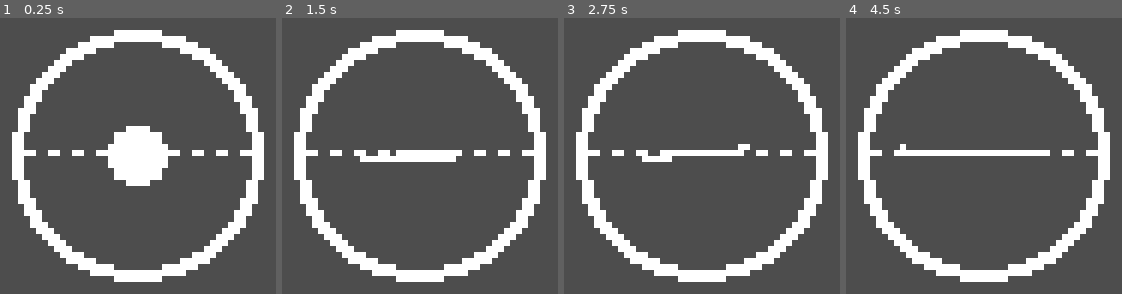
Above: before the commit, frames 1-4 (left to right).
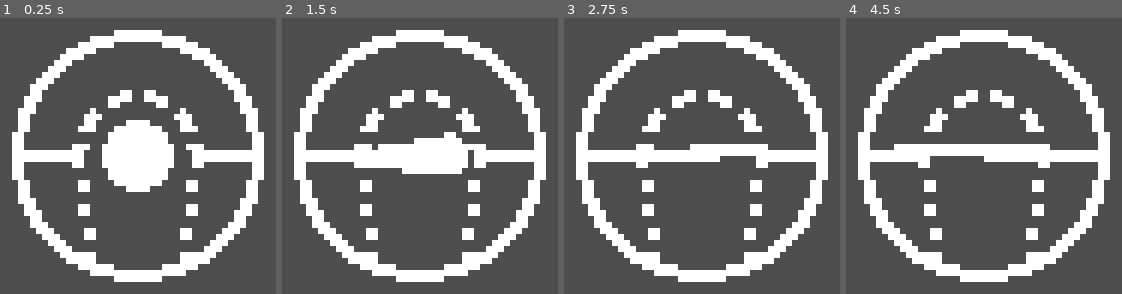
Above: after the commit, the same moments.

Repository: tm-nielsen/Juggle-Goblin
Game: Godot game, scene res://scenes/ui/trackball_visualizer.tscn
Two runs of this game, one before a commit and one after it. Both use one fixed random seed, a clock stepped at 60 frames per second and the inputs below. This scene is started directly instead of the project's main scene.
Inputs (mouse positions are in pixels of both pictures, inside the frame that each line leads up to):
- Up to frame 1 (0.25 s): no input
- Up to frame 2 (1.5 s): tap Enter at 0.5 s; move the mouse to (500, 156) at 0.52 s; hold D (right) 0.53-1.28 s; tap Space (dash) at 0.6, 1.25, 1.35 s; tap W (jump) at 0.77, 1.07 s; move the mouse to (348, 161) at 1.27 s; hold A (left) from 1.28 s (still down)
- Up to frame 3 (2.75 s): tap W (jump) at 1.52, 1.82 s; tap Enter at 2 s; move the mouse to (737, 144) at 2.02 s; release A (left) at 2.03 s; press the mouse at (737, 144) at 2.03 s; hold D (right) from 2.03 s (still down); tap Space (dash) at 2.3 s
- Up to frame 4 (4.5 s): tap Space (dash) at 2.75, 2.85, 3.6, 4.25 s; move the mouse to (964, 172) at 2.77 s; release the mouse at (964, 172) at 2.78 s; tap W (jump) at 3.02, 3.32, 3.77, 4.07 s; tap Enter at 3.5 s; move the mouse to (1091, 169) at 3.52 s; release D (right) at 3.53 s; hold A (left) from 3.53 s (still down); move the mouse to (876, 150) at 4.27 s; click (876, 150) at 4.35 s

The runs differ from the first frame. In frame 1, 6.2% of the frame differs, in the area x 8-92%, y 26-87%; in frame 2, 7.4%; in frame 3, 5.6%; in frame 4, 6.0%.

Commit message:
Improved 2D visualizer - split 2d input visualizer into separate classes - redesigned visualizer guides - removed input mode setting from input visualizer scripts

Diff:
--- a/scenes/ui/trackball_visualizer.tscn
+++ b/scenes/ui/trackball_visualizer.tscn
@@ -1,9 +1,17 @@
-[gd_scene load_steps=2 format=3 uid="uid://dfje3dgix6lfg"]
+[gd_scene load_steps=3 format=3 uid="uid://dfje3dgix6lfg"]
 
-[ext_resource type="Script" path="res://scripts/tutorial/trackball_input_visualizer.gd" id="1_325d4"]
+[ext_resource type="Script" path="res://scripts/visuals/input/trackball_guide_drawer.gd" id="2_o0vsv"]
+[ext_resource type="Script" path="res://scripts/visuals/input/cursor_movement_ball_drawer.gd" id="3_gajnm"]
 
-[node name="Node2D" type="Node2D"]
+[node name="TrackballInputVisualizer" type="Node2D"]
 position = Vector2(120, 67)
-script = ExtResource("1_325d4")
+
+[node name="Guides" type="Node2D" parent="."]
+script = ExtResource("2_o0vsv")
+
+[node name="Ball" type="Node2D" parent="."]
+script = ExtResource("3_gajnm")
 mouse_delta_multiplier = 0.1
-acceleration_scale = 5.0
+acceleration_scale = 10.0
+minimum_scale = 0.2
+radius = 6.0
--- a/scripts/tutorial/physical_trackball_input_visualizer.gd
+++ b/scripts/tutorial/physical_trackball_input_visualizer.gd
@@ -14,10 +14,6 @@
 
 var last_mouse_delta: Vector2
 
-
-func _ready():
-  Input.mouse_mode = Input.MOUSE_MODE_CAPTURED
-  Input.use_accumulated_input = false
 
 func _unhandled_input(event: InputEvent):
   if event is InputEventMouseMotion:
--- a/scripts/tutorial/trackball_input_visualizer.gd
+++ /dev/null
@@ -1,78 +0,0 @@
-@tool
-extends CanvasItem
-
-@export var mouse_delta_multiplier: float = 0.02
-@export var offset_multiplier: float = 2
-@export var acceleration_offset_multiplier: float = 0.2
-@export var acceleration_scale: float = 40
-@export_range(0, 1) var minimum_scale: float = 0.1
-
-@export var radius: float = 20
-@export var ball_radius: float = 5
-@export var stroke_width: float = 2
-@export var guide_stroke_width: float = 1
-
-var ball_offset: Vector2
-var last_ball_offset: Vector2
-
-var ball_scale: float
-var last_ball_scale: float
-
-var last_mouse_delta: Vector2
-
-
-func _ready():
-  if !Engine.is_editor_hint():
-    Input.mouse_mode = Input.MOUSE_MODE_CAPTURED
-    Input.use_accumulated_input = false
-
-func _unhandled_input(event: InputEvent):
-  if event is InputEventMouseMotion:
-    _handle_mouse_movement(event.screen_relative)
-
-
-func _handle_mouse_movement(mouse_delta: Vector2):
-  mouse_delta *= mouse_delta_multiplier
-  var mouse_acceleration = mouse_delta - last_mouse_delta
-  last_mouse_delta = mouse_delta
-  last_ball_offset = ball_offset
-  last_ball_scale = ball_scale
-
-  var acceleration_offset = acceleration_scale - mouse_acceleration.length()
-  ball_scale =  clampf(acceleration_offset / acceleration_scale, minimum_scale, INF)
-  ball_offset = mouse_delta + mouse_acceleration * acceleration_offset_multiplier
-
-  queue_redraw()
-
-
-func _draw():
-  draw_circle(Vector2.ZERO, radius, Color.WHITE, false, stroke_width)
-  draw_dashed_line(Vector2.LEFT * radius, Vector2.RIGHT * radius, Color.WHITE, guide_stroke_width)
-
-  var ball_displacement = ball_offset - last_ball_offset
-  if ball_displacement.length() < 0.5:
-    draw_circle(ball_offset, ball_radius, Color.WHITE)
-  else:
-    _draw_streched_ball(ball_displacement.normalized())
-
-
-func _draw_streched_ball(ball_normal: Vector2):
-  var current_ball_radius = ball_radius * ball_scale
-  var current_ball_points = _get_semicircle_points(ball_offset, current_ball_radius, ball_normal)
-  var last_ball_radius = ball_radius * last_ball_scale
-  var last_ball_points = _get_semicircle_points(last_ball_offset, last_ball_radius, -ball_normal)
-
-  var stretched_ball_points = current_ball_points
-  stretched_ball_points.append_array(last_ball_points)
-  draw_colored_polygon(stretched_ball_points, Color.WHITE)
-
-
-func _get_semicircle_points(centre: Vector2, p_radius: float,
-    normal: Vector2, point_count: int = 6) -> PackedVector2Array:
-  var points = PackedVector2Array()
-  var offset = (normal * p_radius).rotated(-PI / 2)
-  for i in point_count:
-    points.append(centre + offset)
-    offset = offset.rotated(PI / point_count)
-  points.append(centre + offset)
-  return points
--- /dev/null
+++ b/scripts/visuals/input/cursor_movement_ball_drawer.gd
@@ -0,0 +1,25 @@
+@tool
+extends StretchedBallDrawer
+
+@export var mouse_delta_multiplier: float = 0.02
+@export var offset_multiplier: float = 2
+@export var acceleration_offset_multiplier: float = 0.2
+@export var acceleration_scale: float = 40
+@export_range(0, 1) var minimum_scale: float = 0.1
+
+var last_mouse_delta: Vector2
+
+
+func _unhandled_input(event: InputEvent):
+  if event is InputEventMouseMotion:
+    _handle_mouse_movement(event.screen_relative)
+
+
+func _handle_mouse_movement(mouse_delta: Vector2):
+  mouse_delta *= mouse_delta_multiplier
+  var mouse_acceleration = mouse_delta - last_mouse_delta
+  last_mouse_delta = mouse_delta
+
+  var acceleration_offset = acceleration_scale - mouse_acceleration.length()
+  draw_scale =  clampf(acceleration_offset / acceleration_scale, minimum_scale, INF)
+  draw_offset = mouse_delta + mouse_acceleration * acceleration_offset_multiplier
--- /dev/null
+++ b/scripts/visuals/input/stretched_ball_drawer.gd
@@ -0,0 +1,57 @@
+@tool
+class_name StretchedBallDrawer
+extends CanvasItem
+
+@export var radius: float = 5
+
+var draw_offset: Vector2: set = _set_draw_offset
+var _last_draw_offset: Vector2
+
+var draw_scale: float = 1: set = _set_draw_scale
+var _last_draw_scale: float = 1
+
+
+func update_ball(p_offset: Vector2, p_scale: float):
+  draw_offset = p_offset
+  draw_scale = p_scale
+
+
+func _draw():
+  var ball_displacement = draw_offset - _last_draw_offset
+  if ball_displacement.length() < 0.5:
+    draw_circle(draw_offset, radius * draw_scale, Color.WHITE)
+  else:
+    _draw_streched_ball(ball_displacement.normalized())
+
+
+func _draw_streched_ball(ball_normal: Vector2):
+  var current_ball_radius = radius * draw_scale
+  var current_ball_points = _get_semicircle_points(draw_offset, current_ball_radius, ball_normal)
+  var last_ball_radius = radius * _last_draw_scale
+  var last_ball_points = _get_semicircle_points(_last_draw_offset, last_ball_radius, -ball_normal)
+
+  var stretched_ball_points = current_ball_points
+  stretched_ball_points.append_array(last_ball_points)
+  draw_colored_polygon(stretched_ball_points, Color.WHITE)
+
+
+func _get_semicircle_points(centre: Vector2, p_radius: float,
+    normal: Vector2, point_count: int = 6) -> PackedVector2Array:
+  var points = PackedVector2Array()
+  var offset = (normal * p_radius).rotated(-PI / 2)
+  for i in point_count:
+    points.append(centre + offset)
+    offset = offset.rotated(PI / point_count)
+  points.append(centre + offset)
+  return points
+
+
+func _set_draw_offset(new_offset: Vector2):
+  _last_draw_offset = draw_offset
+  draw_offset = new_offset
+  queue_redraw()
+
+func _set_draw_scale(new_scale: float):
+  _last_draw_scale = draw_scale
+  draw_scale = new_scale
+  queue_redraw()
--- /dev/null
+++ b/scripts/visuals/input/trackball_guide_drawer.gd
@@ -0,0 +1,39 @@
+@tool
+extends CanvasItem
+
+const WHITE = Color.WHITE
+const CENTRE = Vector2.ZERO
+
+@export var radius: float = 20
+@export var stroke_width: float = 2
+
+
+func _draw():
+  draw_circle(Vector2.ZERO, radius, WHITE, false, stroke_width)
+  draw_dashed_arc(radius / 2, -PI, 0, 6)
+
+  var left = Vector2.LEFT * radius
+  var right = Vector2.RIGHT * radius
+  var bottom = Vector2.DOWN * radius
+
+  draw_line(left, left / 2, WHITE, stroke_width)
+  draw_dashed_line(left / 2, bottom.rotated(PI / 8), WHITE, stroke_width)
+
+  draw_line(right, right / 2, WHITE, stroke_width)
+  draw_dashed_line(right / 2, bottom.rotated(-PI / 8), WHITE, stroke_width)
+
+
+func draw_dashed_arc(p_radius, start_angle: float, end_angle: float, point_count: int = 4):
+  var points = PackedVector2Array()
+  var arm = p_radius * Vector2.RIGHT.rotated(start_angle)
+  var angle_step = (end_angle - start_angle) / (point_count - 1)
+  for i in (point_count - 1):
+    points.append(arm)
+    arm = arm.rotated(angle_step)
+  points.append(arm)
+  draw_dashed_polyline(points)
+
+
+func draw_dashed_polyline(points: PackedVector2Array):
+  for i in range(1, points.size()):
+    draw_dashed_line(points[i - 1], points[i], WHITE, stroke_width)
